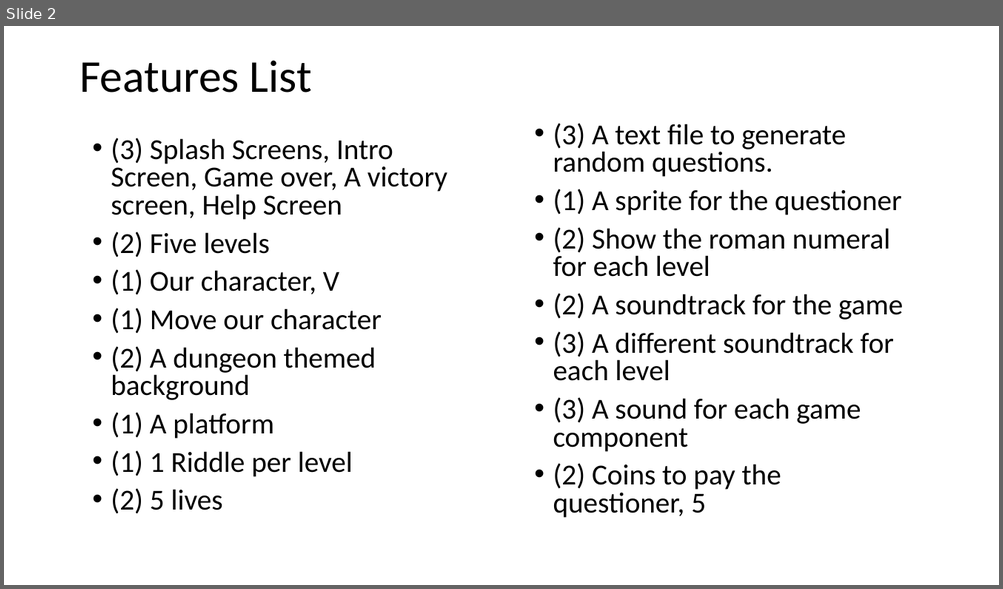
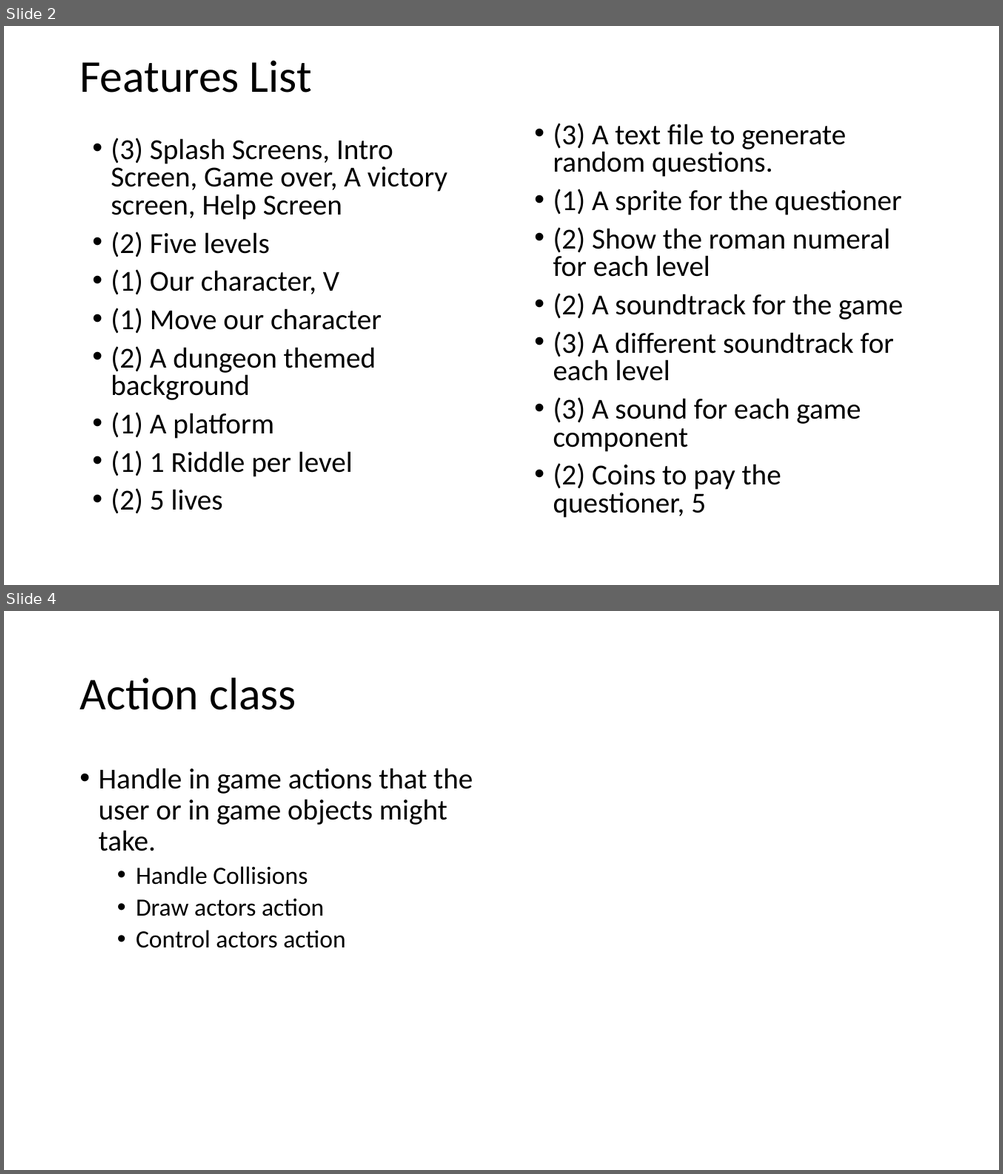
Before and after one commit to joshwassum/team5_final, a slide deck: docs/The Heroic V (Five).pptx. Shown one above the other, each under a label of ours: slide 2 before the commit, slides 2 and 4 after it; the slides between them are not shown. The pictures are 1003x589 and 1003x1174 pixels, drawn with LibreOffice and Linux fonts; fonts in the diff are those of the drawing. Boxes give left, top, right and bottom in pixels: in the first picture for what was removed or moved away, otherwise in the second. Text is boxed around its words. In the diff, an @@ line names an element or a change of style, - is before the commit and + after.

Commit message:
Added the README and CRC Cards for game outline

```diff
--- a/docs/The Heroic V (Five).pptx
+++ b/docs/The Heroic V (Five).pptx
@@ slide 4 added at bbox=[4, 611, 999, 1170], background #FFFFFF @@
@@ title added at bbox=[79, 678, 296, 710], 44 pt, text #000000 @@
+Action class
@@ text added at bbox=[99, 768, 472, 948], 28 pt, text #000000 @@
+• Handle in game actions that the user or in game objects might take.
+  • Handle Collisions
+  • Draw actors action
+  • Control actors action
```
Also in this commit, not shown: 8 other slides added, 1 other file.
